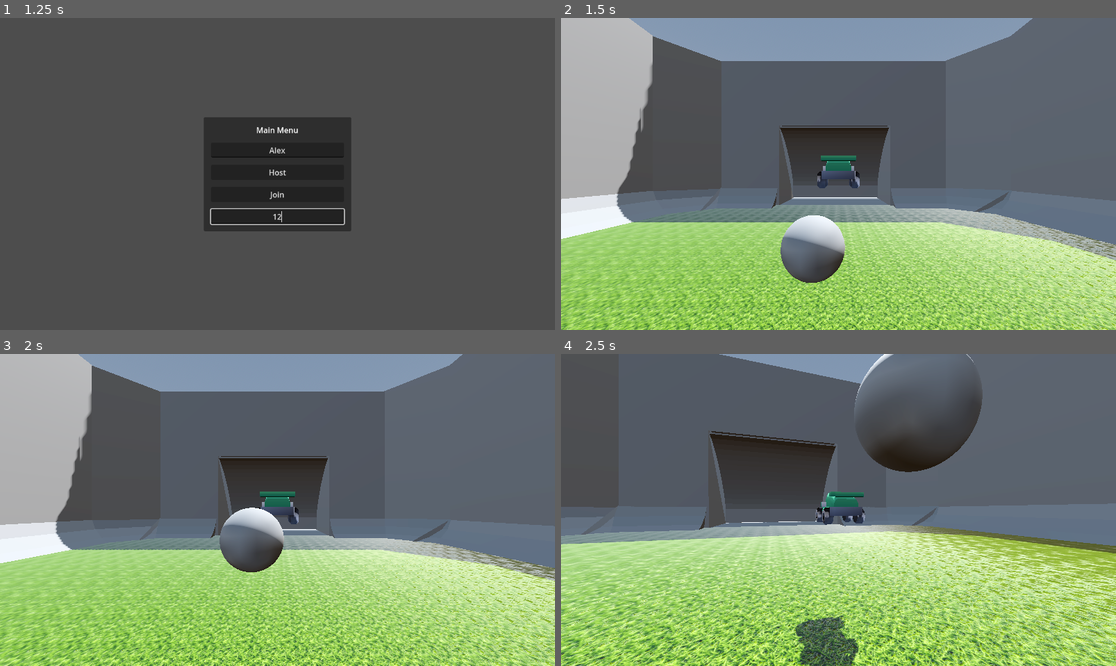
Above: before the commit, frames 1-4 (two rows, left to right).
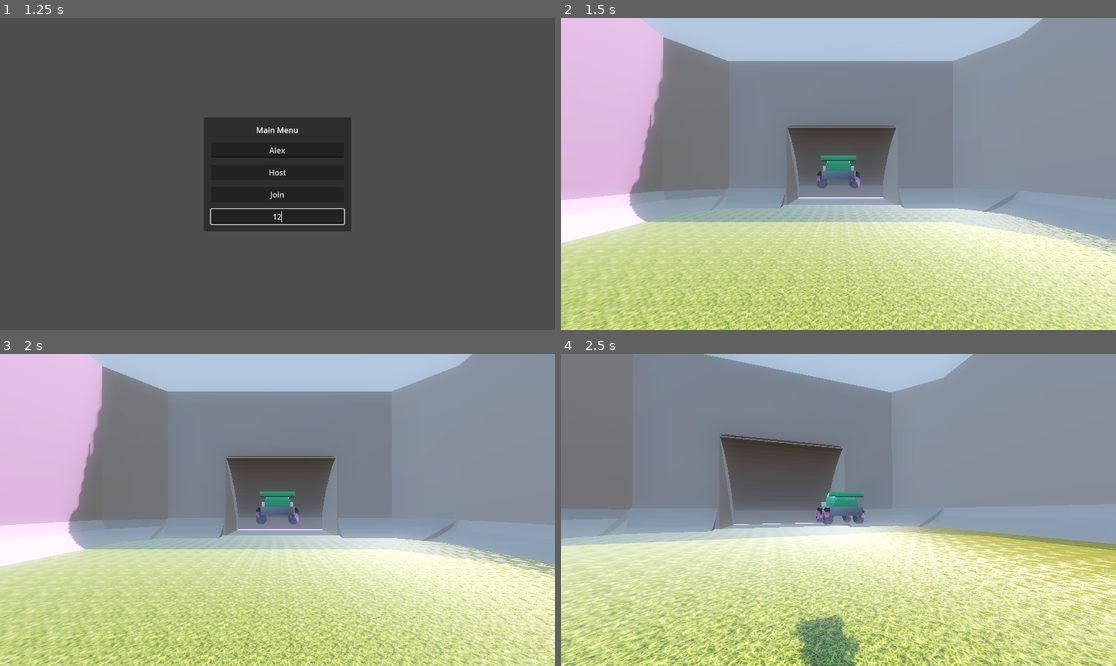
Above: after the commit, the same moments.

Repository: owner16384/tackiball
Game: Godot game, scene res://scenes/2d_scenes/start_scene.tscn
Same seed, same stepped clock (60 frames per second), same inputs: the game is played once before the commit and once after it.
Inputs (mouse positions are in pixels of both pictures, inside the frame that each line leads up to):
- Up to frame 1 (1.25 s): click (277, 149) at 0.52 s; type "Alex" at 0.6 s; click (277, 217) at 0.75 s; type "12" at 0.83 s
- Up to frame 2 (1.5 s): click "Host" at 1.25 s
- Up to frame 3 (2 s): no input
- Up to frame 4 (2.5 s): move the mouse to (866, 510) at 2.02 s; hold W (forward) from 2.03 s (still down); hold Shift (boost) from 2.03 s (still down); tap Space (jump) at 2.27 s

Frame 1 is identical in both runs. In frame 2, 96% of the frame differs, in the area x 0-100%, y 0-100%; in frame 3, 95%; in frame 4, 94%.

Commit message:
fixed vehicle controls to stability

Diff:
--- a/project.godot
+++ b/project.godot
@@ -85,6 +85,7 @@
 
 [physics]
 
+common/physics_ticks_per_second=240
 3d/physics_engine="Jolt Physics"
 
 [rendering]
--- a/scenes/Vehicle.tscn
+++ b/scenes/Vehicle.tscn
@@ -193,14 +193,15 @@
 
 [node name="VehicleBody3D" type="VehicleBody3D"]
 collision_layer = 2
+collision_mask = 3
 script = ExtResource("1_g2lsg")
 
 [node name="vehicle-racer" type="MeshInstance3D" parent="."]
 transform = Transform3D(3, 0, 0, 0, 3, 0, 0, 0, 3, 0, 0, 0)
 mesh = SubResource("ArrayMesh_jq86s")
 
-[node name="CollisionShape3D1" type="CollisionShape3D" parent="."]
-transform = Transform3D(4, 0, 0, 0, 4, 0, 0, 0, 4, 0, 0.573, 0)
+[node name="CollisionShape3D" type="CollisionShape3D" parent="."]
+transform = Transform3D(4, 0, 0, 0, 4, 0, 0, 0, 4, 0, 0.55, 0)
 shape = SubResource("BoxShape3D_1lm87")
 
 [node name="rf_vw" type="VehicleWheel3D" parent="."]
@@ -248,7 +249,7 @@
 
 [node name="GroundRay" type="RayCast3D" parent="."]
 transform = Transform3D(1, 0, 0, 0, 1, 0, 0, 0, 1, 0, 0.4674037, 0)
-target_position = Vector3(0, -0.5, 0)
+target_position = Vector3(0, -0.6, 0)
 
 [node name="MultiplayerSynchronizer" type="MultiplayerSynchronizer" parent="."]
 replication_config = SubResource("SceneReplicationConfig_ub8q0")
--- a/scenes/arena.tscn
+++ b/scenes/arena.tscn
@@ -1,24 +1,10 @@
-[gd_scene load_steps=12 format=3 uid="uid://caqymajifpsch"]
+[gd_scene load_steps=8 format=3 uid="uid://caqymajifpsch"]
 
 [ext_resource type="ArrayMesh" uid="uid://b01bnby3341iw" path="res://assests/OBJ format/Map-RL project.obj" id="1_7ft05"]
 [ext_resource type="Texture2D" uid="uid://bcocgj6coe5bq" path="res://assests/Textures/Grass/Grass_diffuseOriginal.jpg" id="2_4ag8t"]
 [ext_resource type="Texture2D" uid="uid://byl6oi0cmn1mp" path="res://assests/Textures/Grass/Grass_ao.jpg" id="3_dpxgc"]
 [ext_resource type="Texture2D" uid="uid://boumjwvgxkrpj" path="res://assests/Textures/Grass/Grass_metallic.jpg" id="4_oexds"]
 [ext_resource type="Texture2D" uid="uid://ch12li581gjk7" path="res://assests/Textures/Grass/Grass_normal.jpg" id="5_naajo"]
-[ext_resource type="PackedScene" uid="uid://dol3ob50wvnfe" path="res://scenes/ball.tscn" id="6_4ag8t"]
-
-[sub_resource type="ProceduralSkyMaterial" id="ProceduralSkyMaterial_7ft05"]
-sky_horizon_color = Color(0.66224277, 0.6717428, 0.6867428, 1)
-ground_horizon_color = Color(0.66224277, 0.6717428, 0.6867428, 1)
-
-[sub_resource type="Sky" id="Sky_4ag8t"]
-sky_material = SubResource("ProceduralSkyMaterial_7ft05")
-
-[sub_resource type="Environment" id="Environment_dpxgc"]
-background_mode = 2
-sky = SubResource("Sky_4ag8t")
-tonemap_mode = 2
-glow_enabled = true
 
 [sub_resource type="ConcavePolygonShape3D" id="ConcavePolygonShape3D_ya4ey"]
 data = PackedVector3Array(-16.9673, 0.19999999, 29.9893, -16.9673, -0.19999999, 29.6882, -22.5012, 0.19999999, 23.7789, …(70785 unchanged characters)…
@@ -33,15 +19,9 @@
 ao_light_affect = 1.0
 ao_texture = ExtResource("3_dpxgc")
 
-[node name="Node3D" type="StaticBody3D"]
+[node name="Arena" type="StaticBody3D"]
 transform = Transform3D(2, 0, 0, 0, 2, 0, 0, 0, 2, 0, 0, 0)
-
-[node name="WorldEnvironment" type="WorldEnvironment" parent="."]
-environment = SubResource("Environment_dpxgc")
-
-[node name="DirectionalLight3D" type="DirectionalLight3D" parent="."]
-transform = Transform3D(-0.8660254, -0.43301278, 0.25, 0, 0.49999997, 0.86602545, -0.50000006, 0.75, -0.43301266, 0, 0, 0)
-shadow_enabled = true
+collision_mask = 7
 
 [node name="CollisionShape3D" type="CollisionShape3D" parent="."]
 shape = SubResource("ConcavePolygonShape3D_ya4ey")
@@ -49,10 +29,3 @@
 [node name="MeshInstance3D" type="MeshInstance3D" parent="."]
 mesh = ExtResource("1_7ft05")
 surface_material_override/0 = SubResource("StandardMaterial3D_eb6dy")
-
-[node name="Ball" parent="." instance=ExtResource("6_4ag8t")]
-transform = Transform3D(1, 0, 0, 0, 1, 0, 0, 0, 1, 1.1481075, 4.041397, -0.06801748)
-mass = 0.001
-gravity_scale = 0.2
-
-[editable path="Ball"]
--- a/scenes/ball.tscn
+++ b/scenes/ball.tscn
@@ -5,6 +5,9 @@
 [sub_resource type="SphereShape3D" id="SphereShape3D_n1dj2"]
 
 [node name="Ball" type="RigidBody3D"]
+collision_layer = 2
+collision_mask = 7
+mass = 0.2
 
 [node name="MeshInstance3D" type="MeshInstance3D" parent="."]
 mesh = SubResource("SphereMesh_n1dj2")
--- a/scenes/map.tscn
+++ b/scenes/map.tscn
@@ -1,13 +1,26 @@
-[gd_scene load_steps=4 format=3 uid="uid://ckhymx2g1u8uo"]
+[gd_scene load_steps=8 format=3 uid="uid://ckhymx2g1u8uo"]
 
 [ext_resource type="PackedScene" uid="uid://caqymajifpsch" path="res://scenes/arena.tscn" id="1_0cso3"]
 [ext_resource type="Script" uid="uid://bqv7hete88lhv" path="res://scripts/multiplayer_spawner.gd" id="3_2lpho"]
+[ext_resource type="PackedScene" uid="uid://dol3ob50wvnfe" path="res://scenes/ball.tscn" id="4_0cso3"]
 [ext_resource type="PackedScene" uid="uid://6yhdtc6v8e8b" path="res://scenes/Vehicle.tscn" id="4_nakos"]
 
+[sub_resource type="ProceduralSkyMaterial" id="ProceduralSkyMaterial_paxxb"]
+sky_horizon_color = Color(0.66224277, 0.6717428, 0.6867428, 1)
+ground_horizon_color = Color(0.66224277, 0.6717428, 0.6867428, 1)
+
+[sub_resource type="Sky" id="Sky_4ag8t"]
+sky_material = SubResource("ProceduralSkyMaterial_paxxb")
+
+[sub_resource type="Environment" id="Environment_gldc4"]
+background_mode = 2
+sky = SubResource("Sky_4ag8t")
+tonemap_mode = 2
+glow_enabled = true
+glow_intensity = 1.03
+glow_bloom = 0.46
+
 [node name="map" type="Node3D"]
-
-[node name="Node3D" parent="." instance=ExtResource("1_0cso3")]
-transform = Transform3D(2, 0, 0, 0, 2, 0, 0, 0, 2, -2.4338312, 0, 0.1937561)
 
 [node name="MultiplayerSpawner" type="MultiplayerSpawner" parent="."]
 _spawnable_scenes = PackedStringArray("uid://6yhdtc6v8e8b")
@@ -15,3 +28,16 @@
 spawn_limit = 5
 script = ExtResource("3_2lpho")
 player_scene = ExtResource("4_nakos")
+
+[node name="WorldEnvironment" type="WorldEnvironment" parent="."]
+environment = SubResource("Environment_gldc4")
+
+[node name="DirectionalLight3D" type="DirectionalLight3D" parent="."]
+transform = Transform3D(-0.8660254, -0.43301278, 0.25, 0, 0.49999997, 0.86602545, -0.50000006, 0.75, -0.43301266, 0, 0, 0)
+light_color = Color(1, 0.6117647, 1, 1)
+shadow_enabled = true
+
+[node name="Arena" parent="." instance=ExtResource("1_0cso3")]
+
+[node name="Ball" parent="." instance=ExtResource("4_0cso3")]
+transform = Transform3D(1, 0, 0, 0, 1, 0, 0, 0, 1, 0, 3.807993, 0)
--- a/scripts/vehicle_scripts/vehicle.gd
+++ b/scripts/vehicle_scripts/vehicle.gd
@@ -2,14 +2,15 @@
 extends VehicleBody3D
 
 @export_group("base movement")
-@export var engine_power: float = 10000.0
-@export var reverse_power: float = 1500.0
-@export var brake_power: float = 8.0
-@export var max_speed: float = 250.0
+@export var engine_power: float = 5000.0
+@export var reverse_power: float = 2000.0
+@export var stop_power: float = 1.0
+@export var brake_power: float = 0.5
+@export var max_speed: float = 500.0
 
 @export_group("steer")
-@export var max_steer: float = 0.3
-@export var min_steer_at_speed: float = 0.05
+@export var max_steer: float = 0.5
+@export var min_steer_at_speed: float = 0.08
 @export var steer_speed: float = 3
 
 @export_group("#*stabilisation")
@@ -32,10 +33,10 @@
 @export var boost_force: float = 5000.0
 @export var max_boost: float = 100.0
 @export var boost_drain: float = 33.0
-@export var boost_max_speed: float = 55.0
+@export var boost_max_speed: float = 800.0
 
 @export_group("drift")
-@export var normal_wheel_friction: float = 3
+@export var normal_wheel_friction: float = 4
 @export var drift_wheel_friction: float = 1.2
 
 var boost_amount: float = 33.0
@@ -61,7 +62,7 @@
 		$SpringArm3D/Camera3D.current = false
 
 	center_of_mass_mode = VehicleBody3D.CENTER_OF_MASS_MODE_CUSTOM
-	center_of_mass = Vector3(0, -0.4, 0)
+	center_of_mass = Vector3(0, 0.4, 0)
 
 	mass = 150.0
 	linear_damp = 0.5
@@ -72,7 +73,6 @@
 func _physics_process(delta: float) -> void:
 	if !is_multiplayer_authority():
 		return
-
 	current_speed = linear_velocity.length()
 	time_since_jump += delta
 
@@ -95,6 +95,8 @@
 
 	if input_throttle > 0:
 		engine_force = input_throttle * engine_power
+	elif is_equal_approx(input_throttle, 0.0):
+		engine_force = move_toward(engine_force, 0.0, delta * stop_power)
 	else:
 		engine_force = input_throttle * reverse_power
 
@@ -103,16 +105,12 @@
 		engine_force *= (1.0 - speed_ratio * 0.8)
 
 	var steer_input := Input.get_axis("right", "left")
-	if absf(steer_input) < 0.05:
-		steer_input = 0.0
 
 	var effective_max_steer := lerpf(max_steer, min_steer_at_speed, speed_ratio)
 	var target_steer := steer_input * effective_max_steer
 
 	steering = move_toward(steering, target_steer, steer_speed * delta)
 
-	if absf(steering) < 0.01:
-		steering = 0.0
 	if Input.is_action_pressed("brake"):
 		brake = brake_power
 		engine_force = 0.0
